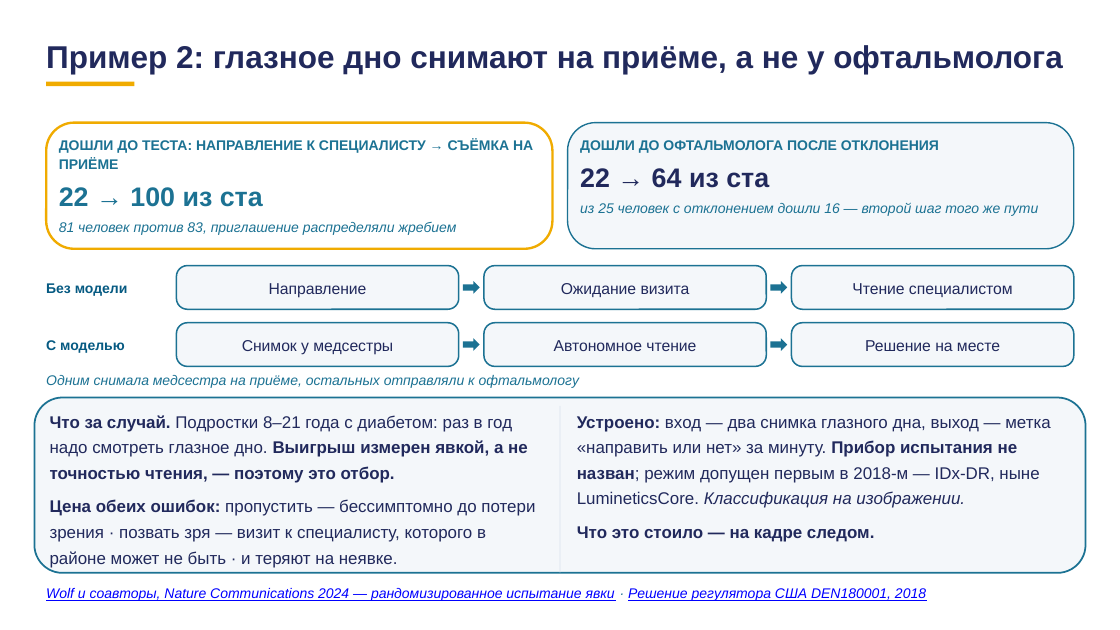
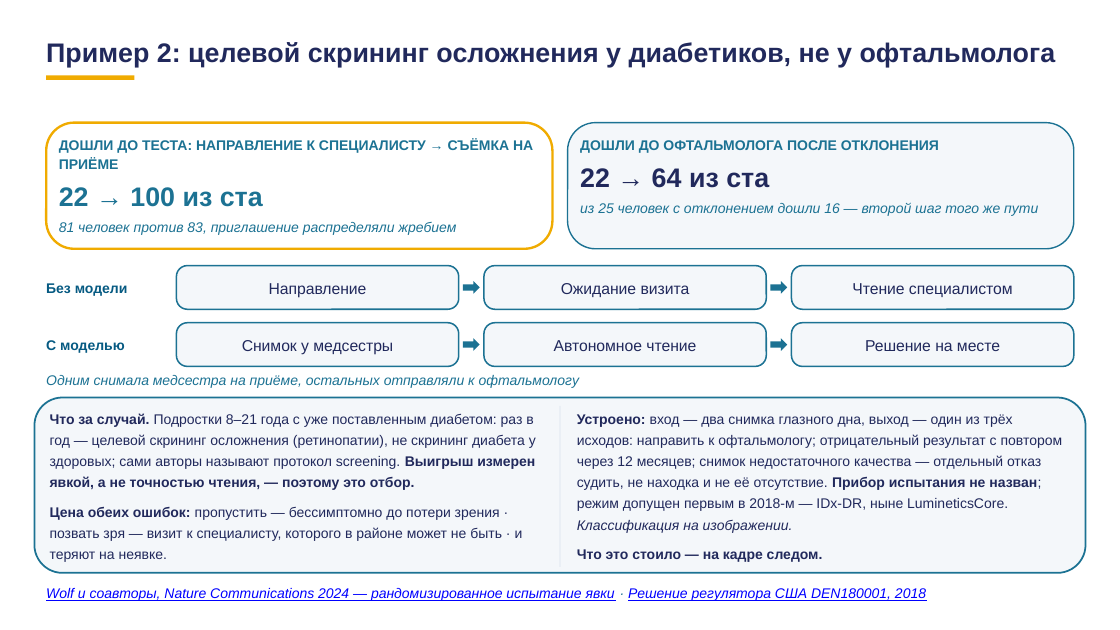
Before and after one commit to tellina-study/AI-usage-lessons, a slide deck: slide 23 of library/lectures/lec-07/rework/deck/lec-07-karkas.pptx (slide 13 before the commit). Drawn at 1120x630 pixels with LibreOffice and Linux fonts; fonts in the diff are those of the drawing. Boxes give left, top, right and bottom in pixels: in the first picture for what was removed or moved away, otherwise in the second. Text is boxed around its words. In the diff, an @@ line names an element or a change of style, - is before the commit and + after.

```diff
--- a/library/lectures/lec-07/rework/deck/lec-07-karkas.pptx
+++ b/library/lectures/lec-07/rework/deck/lec-07-karkas.pptx
@@ text at box(46, 42, 1056, 68): text changed; size 27 to 23 pt @@
-Пример 2: глазное дно снимают на приёме, а не у офтальмолога
+Пример 2: целевой скрининг осложнения у диабетиков, не у офтальмолога
@@ rectangle: place and size @@
-rectangle at box(46, 82, 134, 87)
+rectangle at box(46, 76, 134, 81)
@@ text at box(50, 413, 536, 490): text changed; size 14.5 to 12 pt; bold off @@
-Что за случай. Подростки 8–21 года с диабетом: раз в год надо смотреть глазное дно. Выигрыш измерен явкой, а не точностью чтения, — поэтому это отбор.
+Что за случай. Подростки 8–21 года с уже поставленным диабетом: раз в год — целевой скрининг осложнения (ретинопатии), не скрининг диабета у здоровых; сами авторы называют протокол screening. Выигрыш измерен явкой, а не точностью чтения, — поэтому это отбор.
@@ text at box(577, 414, 1063, 533): text changed; size 14.5 to 12 pt @@
-Устроено: вход — два снимка глазного дна, выход — метка «направить или нет» за минуту. Прибор испытания не назван; режим допущен первым в 2018-м — IDx-DR, ныне LumineticsCore. Классификация на изображении.
+Устроено: вход — два снимка глазного дна, выход — один из трёх исходов: направить к офтальмологу; отрицательный результат с повтором через 12 месяцев; снимок недостаточного качества — отдельный отказ судить, не находка и не её отсутствие. Прибор испытания не назван; режим допущен первым в 2018-м — IDx-DR, ныне LumineticsCore. Классификация на изображении.
@@ text at box(50, 507, 523, 562): size 14.5 to 12 pt in "Цена обеих ошибок: пропустить — бессимптомно до ..." @@
@@ text at box(577, 549, 823, 562): size 14.5 to 12 pt in "Что это стоило — на кадре следом." @@
```
Also in this commit, not shown: 4 other slides changed, 11 slides added, 8 other files.
